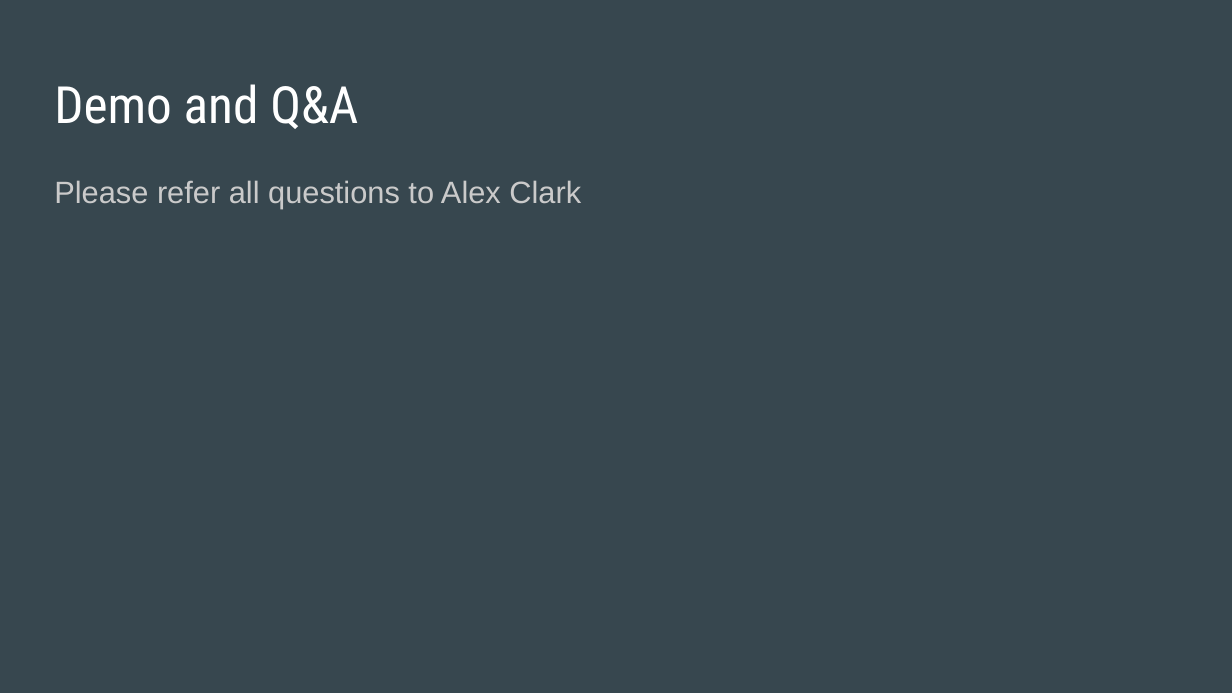
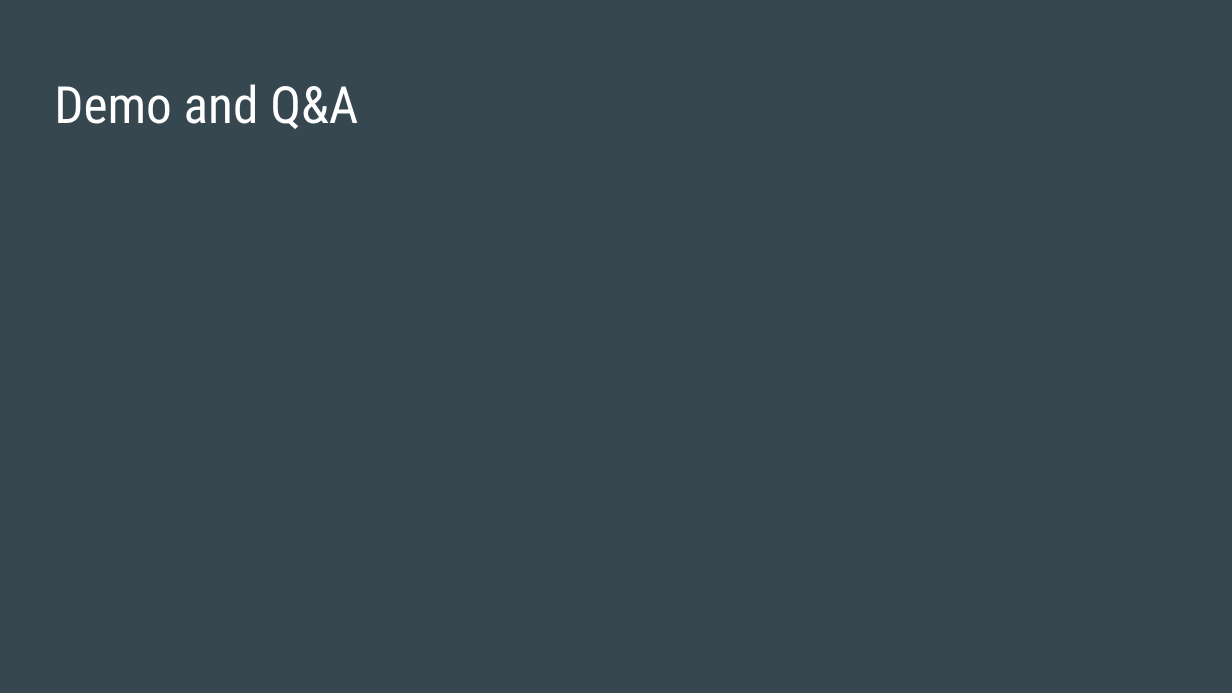
Before and after one commit to freeCodeCampCKVL/NovemberMeetup, a slide deck: slide 8 of freeCodeCampCKVL-NovemberMeetup-ServerSideProgramming.pptx. Drawn at 1232x693 pixels with LibreOffice and Linux fonts; fonts in the diff are those of the drawing. Boxes give left, top, right and bottom in pixels: in the first picture for what was removed or moved away, otherwise in the second. Text is boxed around its words. In the diff, an @@ line names an element or a change of style, - is before the commit and + after.

```diff
--- a/freeCodeCampCKVL-NovemberMeetup-ServerSideProgramming.pptx
+++ b/freeCodeCampCKVL-NovemberMeetup-ServerSideProgramming.pptx
@@ text removed at [54,180,581,209] @@
-Please refer all questions to Alex Clark
```
Also in this commit, not shown: 4 other files.
